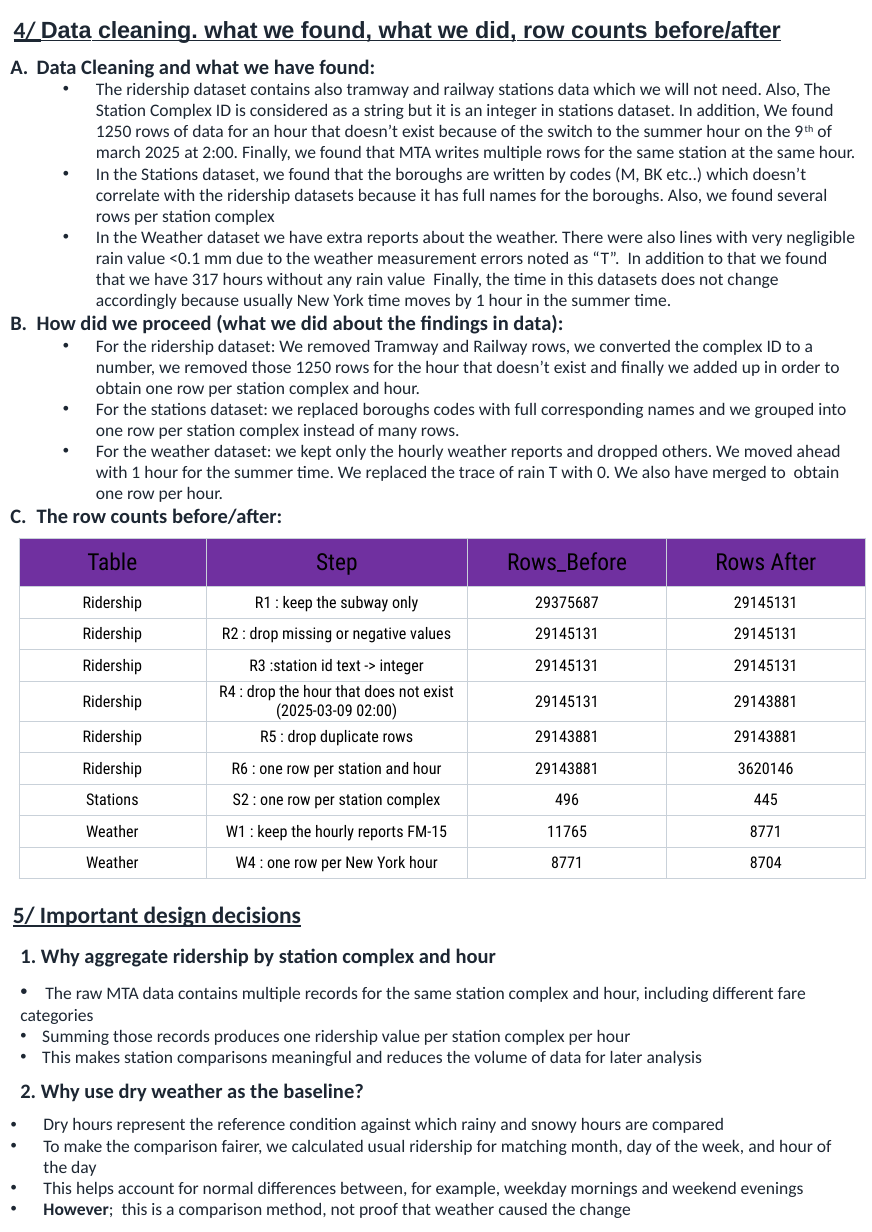
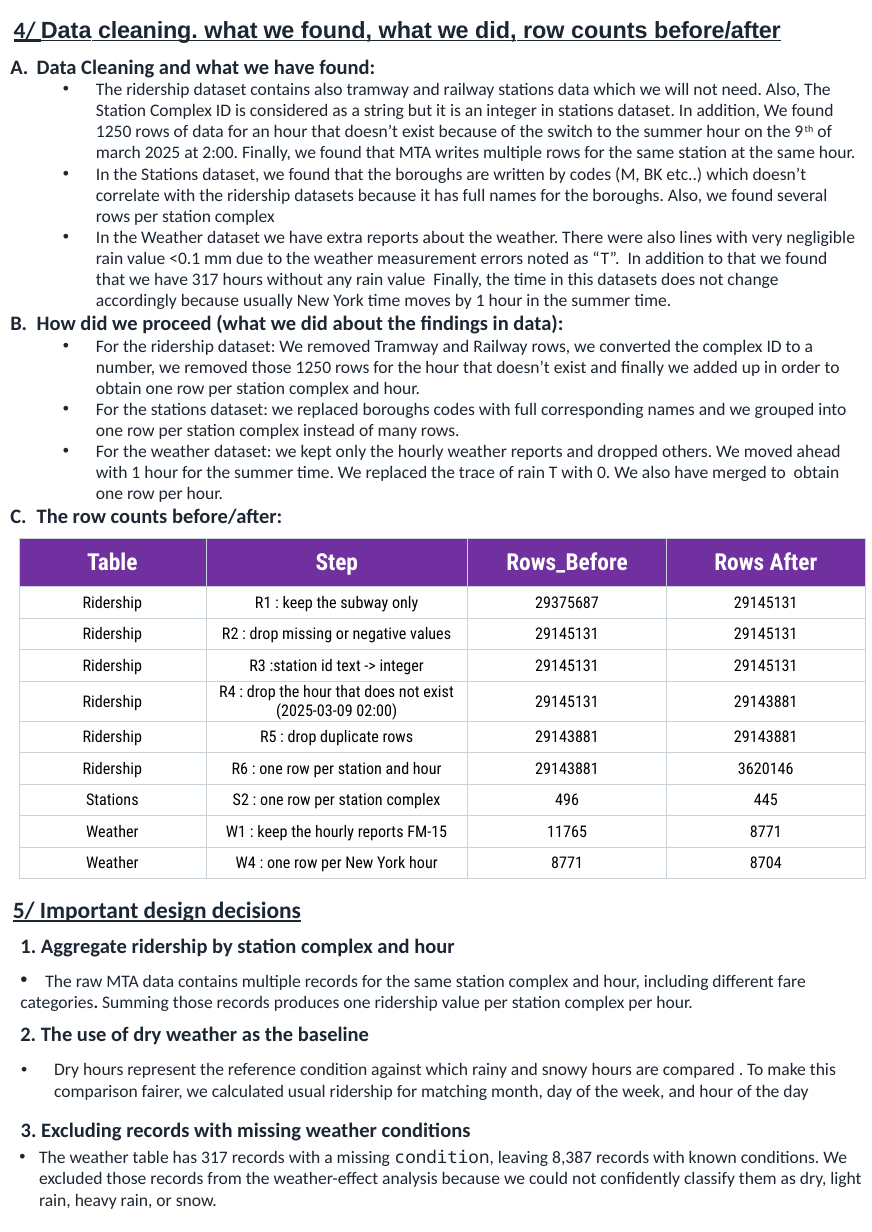
Before and after one commit to oussama-sbaa1/DPA_Project_NYC_SUBWAY, a slide deck: slide 3 of report/NYC_Subway_Part1_Delivrable_Report_V2.pptx. Drawn at 872x1232 pixels with LibreOffice and Linux fonts; fonts in the diff are those of the drawing. Boxes give left, top, right and bottom in pixels: in the first picture for what was removed or moved away, otherwise in the second. Text is boxed around its words. In the diff, an @@ line names an element or a change of style, - is before the commit and + after.

```diff
--- a/report/NYC_Subway_Part1_Delivrable_Report_V2.pptx
+++ b/report/NYC_Subway_Part1_Delivrable_Report_V2.pptx
@@ table at (19, 538, 866, 878) @@
@@ text colour #000000 to #FFFFFF, bold on in "Table", "Step", "Rows_Before", "Rows After" @@
@@ text "5/ Important design decisions": place and size @@
-text "5/ Important design decisions" at (13, 906, 301, 927)
+text "5/ Important design decisions" at (13, 901, 301, 922)
@@ text at (20, 938, 454, 957): text changed @@
-1. Why aggregate ridership by station complex and hour
+1. Aggregate ridership by station complex and hour
@@ text at (20, 974, 806, 1011): text changed @@
-• The raw MTA data contains multiple records for the same station complex and hour, including different fare categories
-• Summing those records produces one ridership value per station complex per hour
-• This makes station comparisons meaningful and reduces the volume of data for later analysis
+• The raw MTA data contains multiple records for the same station complex and hour, including different fare categories. Summing those records produces one ridership value per station complex per hour.
@@ text at (20, 1026, 369, 1045): text changed @@
-2. Why use dry weather as the baseline?
+2. The use of dry weather as the baseline
@@ text at (54, 1062, 836, 1100): text changed @@
-• Dry hours represent the reference condition against which rainy and snowy hours are compared
-• To make the comparison fairer, we calculated usual ridership for matching month, day of the week, and hour of the day
-• This helps account for normal differences between, for example, weekday mornings and weekend evenings
-• However; this is a comparison method, not proof that weather caused the change
+• Dry hours represent the reference condition against which rainy and snowy hours are compared . To make this comparison fairer, we calculated usual ridership for matching month, day of the week, and hour of the day
@@ text added at (21, 1122, 471, 1141), 14 pt, text #1D2733, bold @@
+3. Excluding records with missing weather conditions
@@ text added at (39, 1149, 861, 1209), 12 pt, text #1D2733 @@
+• The weather table has 317 records with a missing condition, leaving 8,387 records with known conditions. We excluded those records from the weather-effect analysis because we could not confidently classify them as dry, light rain, heavy rain, or snow.
```
Also in this commit, not shown: 2 other slides changed.
